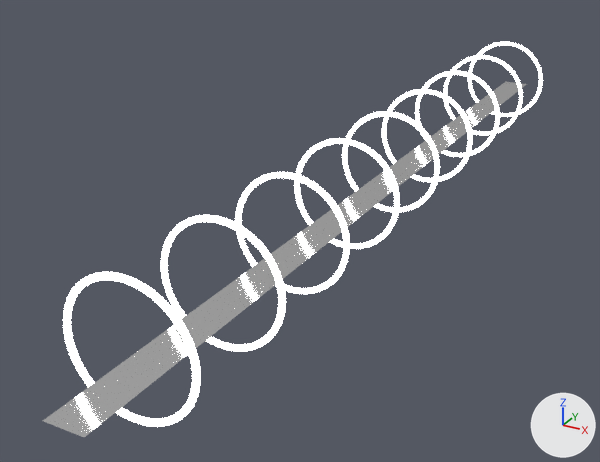
The glTF model public/models/scene.glb as it was, and as the next commit left it.
Rendered twice from a 50 mm lens placed at (100.0, -140.0, 93.0), pointed at (-23.0, 84.0, -18.0). The axes (+X, +Y, +Z) are drawn at lower right. The lights are the same throughout. Vertices at the same position are counted once.

The scene before the commit, as lines of its bpy script (objects in view):
```python
ob_plane = bpy.data.objects.new('Plane', me_plane)
ob_plane.location = (0.0, 0.0, 0.0)
ob_torus = bpy.data.objects.new('Torus', me_torus)
ob_torus.location = (0.0, 0.0, 0.0)
ob_torus_001 = bpy.data.objects.new('Torus.001', me_torus_001)
ob_torus_001.location = (0.0, 0.0, 0.0)
ob_torus_002 = bpy.data.objects.new('Torus.002', me_torus_002)
ob_torus_002.location = (0.0, 0.0, 0.0)
ob_torus_003 = bpy.data.objects.new('Torus.003', me_torus_003)
ob_torus_003.location = (0.0, 0.0, 0.0)
ob_torus_004 = bpy.data.objects.new('Torus.004', me_torus_004)
ob_torus_004.location = (0.0, 0.0, 0.0)
ob_torus_005 = bpy.data.objects.new('Torus.005', me_torus_005)
ob_torus_005.location = (0.0, 0.0, 0.0)
ob_torus_006 = bpy.data.objects.new('Torus.006', me_torus_006)
ob_torus_006.location = (0.0, 0.0, 0.0)
ob_torus_007 = bpy.data.objects.new('Torus.007', me_torus_007)
ob_torus_007.location = (0.0, 0.0, 0.0)
# also in view: 'Torus.008' at (-2.0, -28.0, 2.0)
```
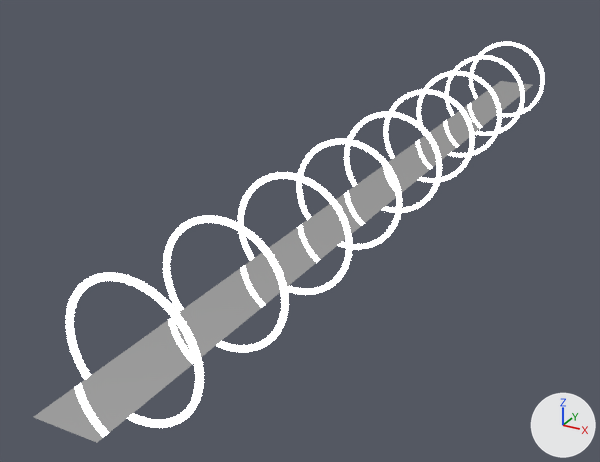
Pixel boxes (x1, y1, x2, y2) of what changed, in the pictures (600 x 462 px):
'Plane', surface changed, reshaped (white to grey)
    before: (43, 82, 527, 437)
    after: (34, 81, 533, 443)
'Torus.008', mesh moved
    before: (63, 272, 201, 427)
    after: (66, 273, 204, 428)
'Torus', mesh moved
    before: (161, 215, 286, 352)
    after: (163, 215, 289, 352)
'Torus.001', mesh moved
    before: (235, 172, 350, 294)
    after: (238, 172, 353, 295)
'Torus.003', mesh moved
    before: (294, 138, 400, 249)
    after: (296, 139, 402, 249)
'Torus.002', mesh moved
    before: (342, 111, 440, 212)
    after: (344, 112, 442, 213)
'Torus.007', mesh moved
    before: (382, 89, 473, 182)
    after: (384, 89, 475, 183)
'Torus.006', mesh moved
    before: (415, 71, 500, 157)
    after: (417, 71, 502, 157)
'Torus.004', mesh moved
    before: (443, 55, 523, 136)
    after: (445, 55, 525, 136)
'Torus.005', mesh moved
    before: (468, 42, 543, 117)
    after: (469, 42, 544, 117)

Diff of the bpy script that builds the scene:
```diff
--- a/public/models/scene.glb.py
+++ b/public/models/scene.glb.py
@@ mat_material_001 @@
 mat_material_001.metallic = 1.0
-mat_material_001.roughness = 0.1
+mat_material_001.roughness = 0.0
@@ me_torus @@
 me_torus.from_pydata(...)  # 576 vertices, 1152 faces; spans x -19.3..16.0, y 5.0..6.7, z -15.4..19.9
+# me_torus part 1: the whole mesh is moved by (0.8, 0.0, 0.0)
 me_torus.materials.append(mat_material_002)
@@ me_torus_001 @@
 me_torus_001.from_pydata(...)  # 576 vertices, 1152 faces; spans x -19.3..16.0, y 38.8..40.5, z -15.4..19.9
+# me_torus_001 part 2: the whole mesh is moved by (0.8, 0.0, 0.0)
 me_torus_001.materials.append(mat_material_002)
@@ me_torus_002 @@
 me_torus_002.from_pydata(...)  # 576 vertices, 1152 faces; spans x -19.3..16.0, y 106.3..108.0, z -15.4..19.9
+# me_torus_002 part 3: the whole mesh is moved by (0.8, 0.0, 0.0)
 me_torus_002.materials.append(mat_material_002)
@@ me_torus_003 @@
 me_torus_003.from_pydata(...)  # 576 vertices, 1152 faces; spans x -19.3..16.0, y 72.6..74.3, z -15.4..19.9
+# me_torus_003 part 4: the whole mesh is moved by (0.8, 0.0, 0.0)
 me_torus_003.materials.append(mat_material_002)
@@ me_torus_004 @@
 me_torus_004.from_pydata(...)  # 576 vertices, 1152 faces; spans x -19.3..16.0, y 207.7..209.4, z -15.4..19.9
+# me_torus_004 part 5: the whole mesh is moved by (0.8, 0.0, 0.0)
 me_torus_004.materials.append(mat_material_002)
@@ me_torus_005 @@
 me_torus_005.from_pydata(...)  # 576 vertices, 1152 faces; spans x -19.3..16.0, y 241.5..243.1, z -15.4..19.9
+# me_torus_005 part 6: the whole mesh is moved by (0.8, 0.0, 0.0)
 me_torus_005.materials.append(mat_material_002)
@@ me_torus_006 @@
 me_torus_006.from_pydata(...)  # 576 vertices, 1152 faces; spans x -19.3..16.0, y 173.9..175.6, z -15.4..19.9
+# me_torus_006 part 7: the whole mesh is moved by (0.8, 0.0, 0.0)
 me_torus_006.materials.append(mat_material_002)
@@ me_torus_007 @@
 me_torus_007.from_pydata(...)  # 576 vertices, 1152 faces; spans x -19.3..16.0, y 140.1..141.8, z -15.4..19.9
+# me_torus_007 part 8: the whole mesh is moved by (0.8, 0.0, 0.0)
 me_torus_007.materials.append(mat_material_002)
@@ me_plane @@
 me_plane.from_pydata(...)  # 4 vertices, 2 faces; spans x -6.0..4.0, y -49.0..262.0, z -3.0
-me_plane.vertices[0].co = (-6.0, -49.0, -3.0)  # pixel (42, 421)
-me_plane.vertices[1].co = (4.0, -49.0, -3.0)  # pixel (84, 437)
-me_plane.vertices[2].co = (-6.0, 262.0, -3.0)  # pixel (505, 81)
-me_plane.vertices[3].co = (4.0, 262.0, -3.0)  # pixel (527, 83)
+# me_plane part 9
+me_plane.vertices[0].co = (-9.0, -49.0, -3.0)  # pixel (32, 417)
+me_plane.vertices[1].co = (7.0, -49.0, -3.0)  # pixel (97, 442)
+me_plane.vertices[2].co = (-9.0, 262.0, -3.0)  # pixel (500, 80)
+me_plane.vertices[3].co = (7.0, 262.0, -3.0)  # pixel (533, 84)
 me_plane.materials.append(mat_material_001)
@@ me_torus_008 @@
 me_torus_008.from_pydata(...)  # 576 vertices, 1152 faces; spans x -19.3..16.0, y -28.8..-27.1, z -15.4..19.9
+# me_torus_008 part 10: the whole mesh is moved by (0.8, 0.0, 0.0)
 me_torus_008.materials.append(mat_material_002)
```
